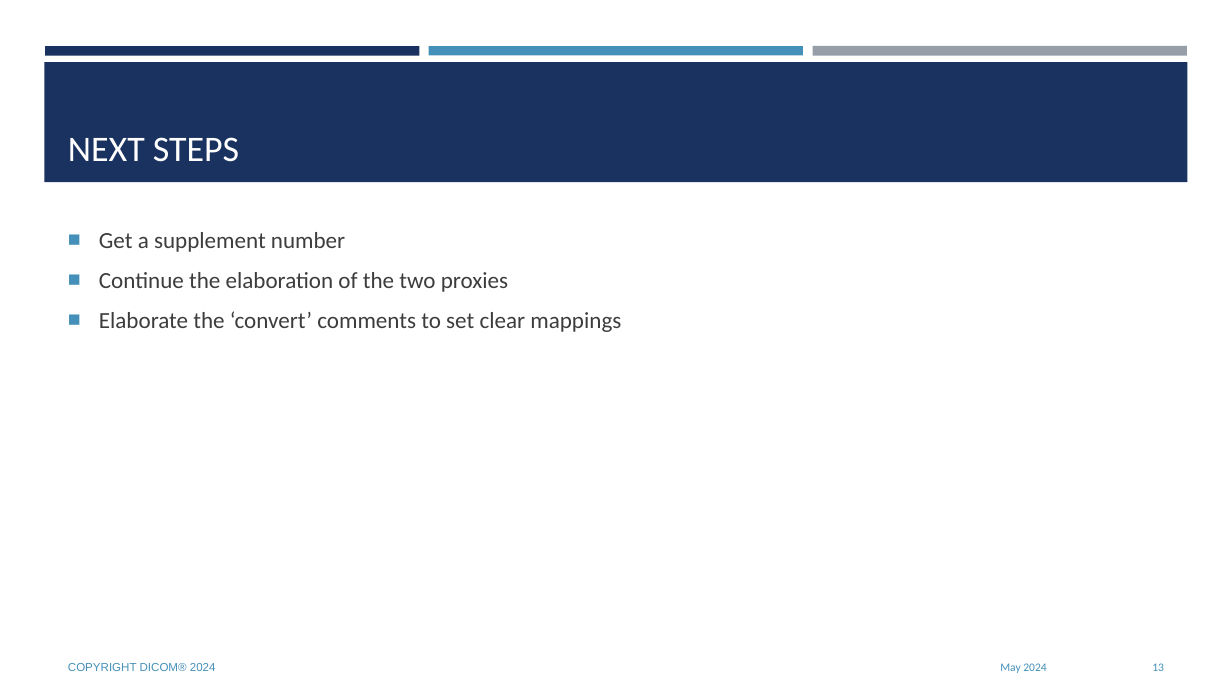
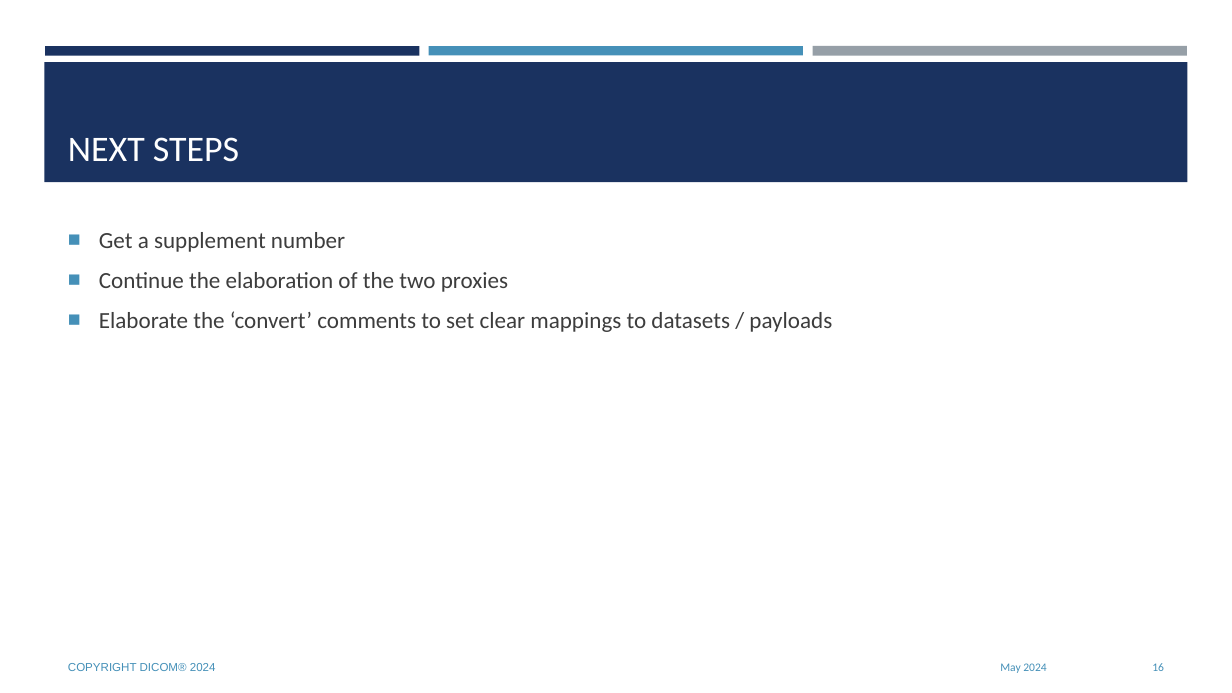
Before and after one commit to krotz-dieter/dicomweb-dmwl-mpps, a slide deck: slide 16 of documents/supNNN_fr_DICOMwebModalityServices.20240531.pptx (slide 13 before the commit). Drawn at 1232x693 pixels with LibreOffice and Linux fonts; fonts in the diff are those of the drawing; background and template pictures are left out. Boxes give left, top, right and bottom in pixels: in the first picture for what was removed or moved away, otherwise in the second. Text is boxed around its words. In the diff, an @@ line names an element or a change of style, - is before the commit and + after.

```diff
--- a/documents/supNNN_fr_DICOMwebModalityServices.20240531.pptx
+++ b/documents/supNNN_fr_DICOMwebModalityServices.20240531.pptx
@@ text at <box>99,311,832,332</box>: text changed @@
-■ Elaborate the ‘convert’ comments to set clear mappings
+■ Elaborate the ‘convert’ comments to set clear mappings to datasets / payloads
@@ page number at <box>1152,663,1164,671</box>: text changed @@
-13
+16
```
Also in this commit, not shown: 6 other slides changed, 3 slides added, 3 other files.
